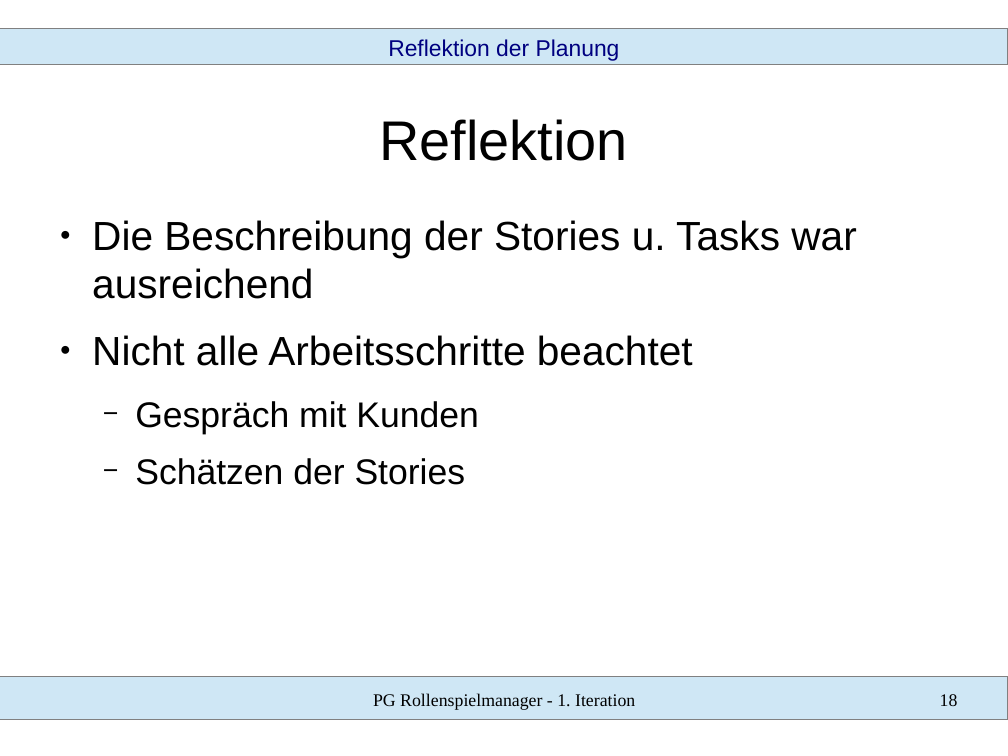
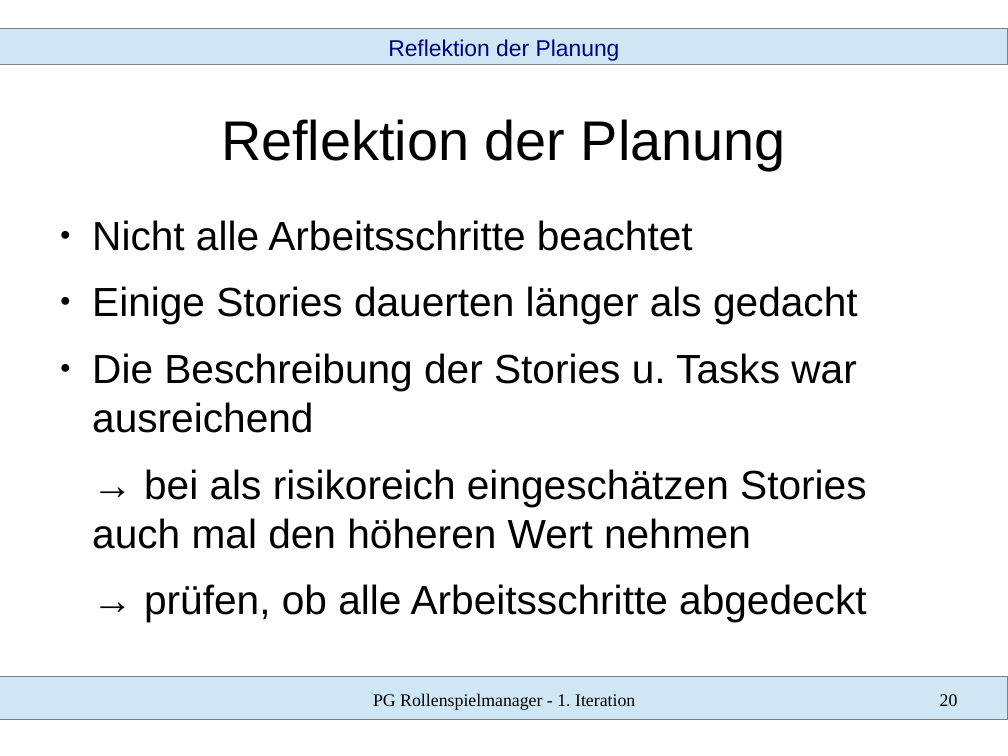
Before and after one commit to SWT-Projektgruppe-2015/Rollenspielmanager, a slide deck: slide 20 of Dokumente/01 Iteration/vortrag.odp (slide 18 before the commit). Drawn at 1008x756 pixels with LibreOffice and Linux fonts; fonts in the diff are those of the drawing. Boxes give left, top, right and bottom in pixels: in the first picture for what was removed or moved away, otherwise in the second. Text is boxed around its words. In the diff, an @@ line names an element or a change of style, - is before the commit and + after.

```diff
--- a/Dokumente/01 Iteration/vortrag.odp
+++ b/Dokumente/01 Iteration/vortrag.odp
@@ title at <box>221,119,786,170</box>: text changed @@
-Reflektion
+Reflektion der Planung
@@ text at <box>92,220,858,324</box>: paragraphs added @@
+● Nicht alle Arbeitsschritte beachtet
+● Einige Stories dauerten länger als gedacht
@@ text at <box>92,469,866,622</box>: text changed; size 28 to 32 pt @@
-● Nicht alle Arbeitsschritte beachtet
-  − Gespräch mit Kunden
-  − Schätzen der Stories
+→ bei als risikoreich eingeschätzen Stories auch mal den höheren Wert nehmen
+→ prüfen, ob alle Arbeitsschritte abgedeckt
@@ page number at <box>940,694,958,706</box>: text changed @@
-18
+20
```
Also in this commit, not shown: 13 other slides changed, 2 slides added.
